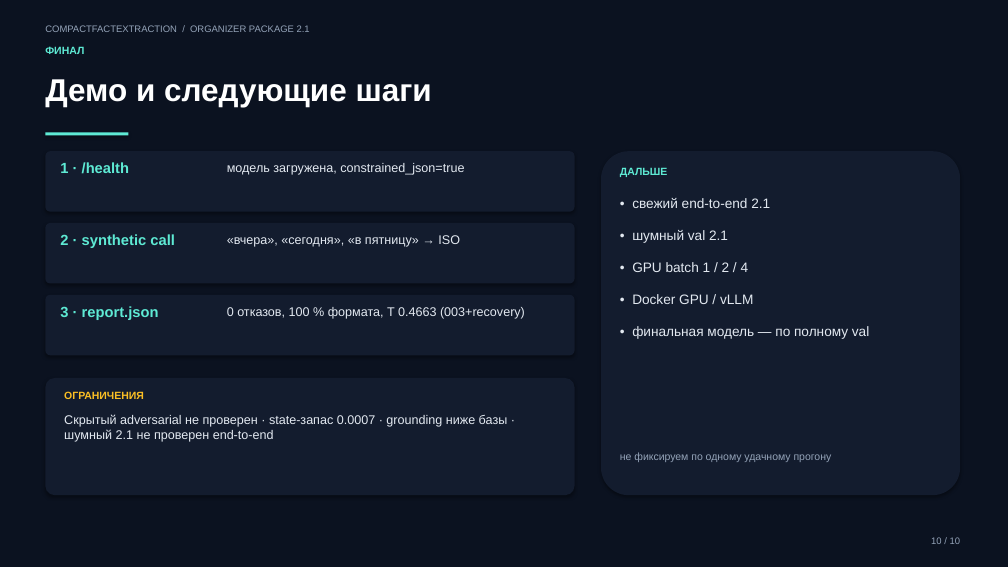
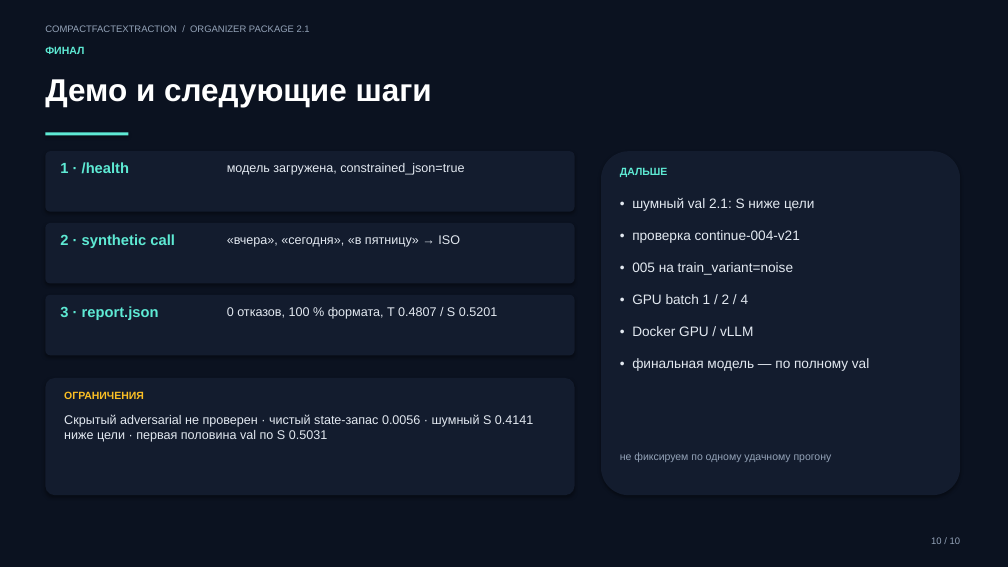
Before and after one commit to s1eelmouse/MWS, a slide deck: slide 10 of docs/defense-deck.pptx. Drawn at 1008x567 pixels with LibreOffice and Linux fonts; fonts in the diff are those of the drawing. Boxes give left, top, right and bottom in pixels: in the first picture for what was removed or moved away, otherwise in the second. Text is boxed around its words. In the diff, an @@ line names an element or a change of style, - is before the commit and + after.

Commit message:
docs: update 2.1 results with fresh 4090 val
Свежий end-to-end val 2.1 на 4090: 003 + recovery v2 даёт
T 0.4807 / S 0.5201, P/R 0.4965/0.5328, G 0.7121, 0 отказов.
Шумный val 2.1: T 0.4582 проходит цель, S 0.4141 — нет.

Добавлен отчёт experiments/4090-continue-003-v2 с компактными
вложениями, обновлены README, PLAN, RESULTS, MODEL, DEFENSE,
TRAINING_REPORT, SLIDES/SPEECH/DEMO, SUBMISSION, VALIDATION
и пересобран defense deck. Документы больше не выдают старые
0.4663/0.5152 за текущий результат.

```diff
--- a/docs/defense-deck.pptx
+++ b/docs/defense-deck.pptx
@@ text at (x1=632, y1=198, x2=814, y2=275): text changed @@
-• свежий end-to-end 2.1
-• шумный val 2.1
+• шумный val 2.1: S ниже цели
+• проверка continue-004-v21
+• 005 на train_variant=noise
@@ text at (x1=227, y1=307, x2=497, y2=319): text changed @@
-0 отказов, 100 % формата, T 0.4663 (003+recovery)
+0 отказов, 100 % формата, T 0.4807 / S 0.5201
@@ text at (x1=64, y1=414, x2=533, y2=442): text changed @@
-Скрытый adversarial не проверен · state-запас 0.0007 · grounding ниже базы · шумный 2.1 не проверен end-to-end
+Скрытый adversarial не проверен · чистый state-запас 0.0056 · шумный S 0.4141 ниже цели · первая половина val по S 0.5031
```
Also in this commit, not shown: 3 other slides changed, 28 other files.
